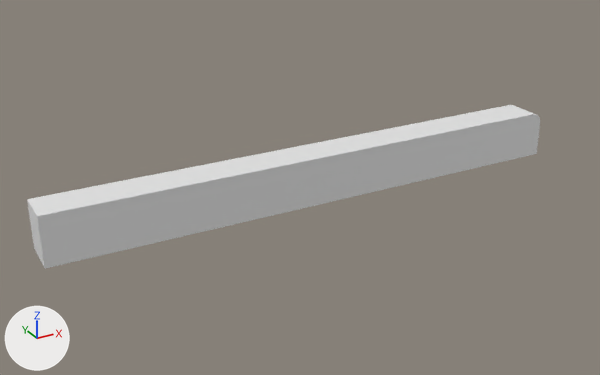
One commit to the OBJ model assets/urdf/fabrica/beam_2x/2/sdf_hybrid/coacd/decomp_6.obj: the scene before it, then after it.
Rendered twice from a 50 mm camera at (-0.0358, -0.0845, 0.0512) aimed at (0.0116, 0.0017, 0.0081). Arrows for +X, +Y and +Z are at lower left; the lights stay in place. The first picture is the older version. Where no turn or scale is listed for an object, it has been applied to the vertices.

The first picture shows 'decomp_6'.
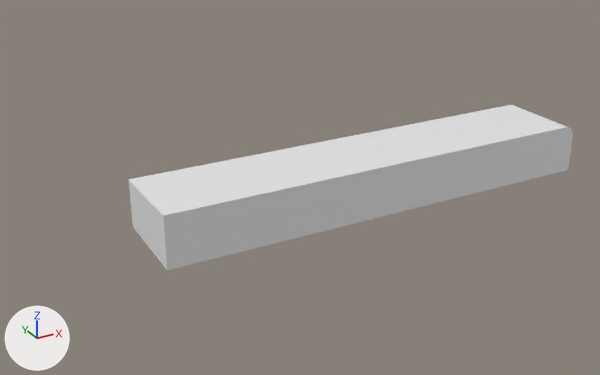
What differs and where, as boxes [x1, y1, x2, y2] in the pictures (600 x 375 px):
'decomp_6', reshaped (13% narrower)
    before: [27, 105, 540, 269]
    after: [129, 105, 573, 270]

Edits to the bpy script that builds the scene:
```text
Change me_decomp_6:
    used by ob_decomp_6; location = (0.0, 0.0, 0.0)
    remove me_decomp_6.from_pydata(...)  # 48 vertices, 92 faces; spans x -0.0215..0.0517, y 0.0007..0.0058, z 0.0055..0.012
    add me_decomp_6.from_pydata(...)  # 74 vertices, 144 faces; spans x -0.0096..0.0517, y -0.0057..0.0058, z 0.0052..0.012
    me_decomp_6 part 1
    13 vertices are removed from x -0.0215..0.0517, y 0.0007..0.0058, z 0.0055..0.012
    89 faces are deleted
    3 vertices move within x 0.0501..0.0516, y 0.0058, z 0.0106..0.012
    28 vertices are added at x -0.0096..0.0517, y -0.0057..0.0058, z 0.0052..0.012
    11 new vertices lie (0.0, -0.0064, 0.0) away from vertices in x 0.0501..0.0517, y 0.0007, z 0.0096..0.012
    141 new faces join them
```
